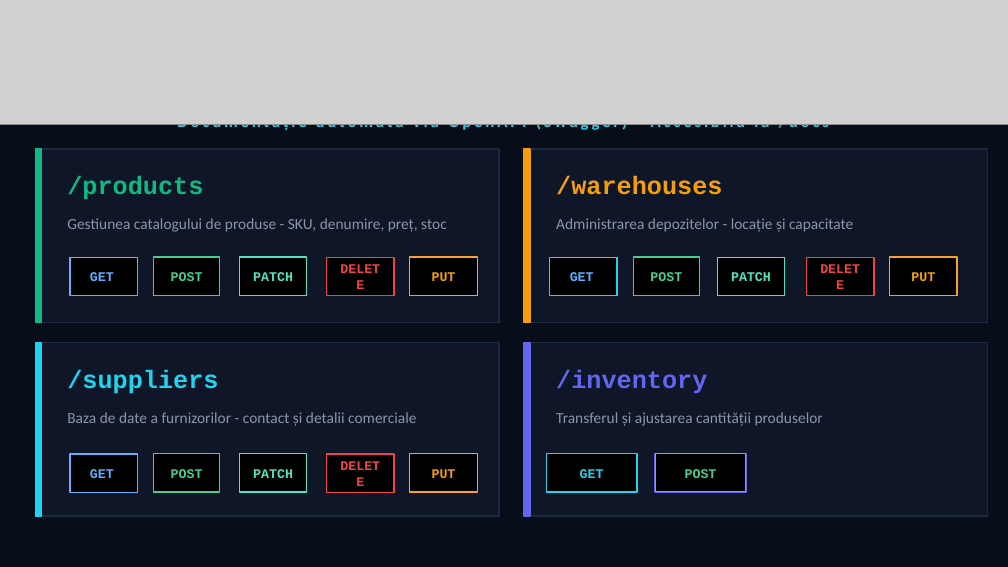
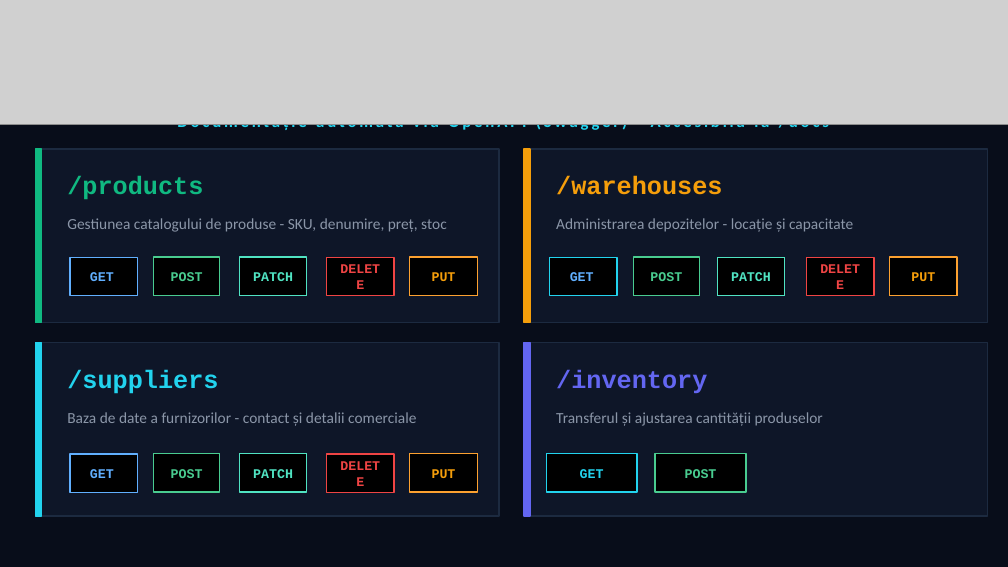
Before and after one commit to StrugariuFilip/the-inventory, a slide deck: slide 5 of Documentations/The-Inventory.pptx. Drawn at 1008x567 pixels with LibreOffice and Linux fonts; fonts in the diff are those of the drawing; grey boxes stand for pictures. Boxes give left, top, right and bottom in pixels: in the first picture for what was removed or moved away, otherwise in the second. Text is boxed around its words. In the diff, an @@ line names an element or a change of style, - is before the commit and + after.

```diff
--- a/Documentations/The-Inventory.pptx
+++ b/Documentations/The-Inventory.pptx
@@ rectangle at (x1=655, y1=454, x2=746, y2=492): outline #6366F1 1 pt to #49CC90 1 pt @@
```
Also in this commit, not shown: 1 slide added, 11 other files.
